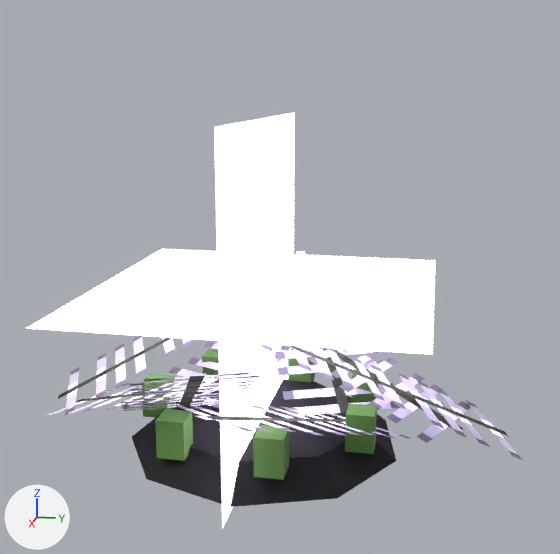
The glTF model to-rust-as-we-fall/resources/models/flora/flora_rigged.gltf: old version first, new version second.
Before and after are seen from a camera (50 mm lens) standing at (1.361, 0.303, 0.664) and looking at (0.009, 0.032, 0.326). The axes (+X, +Y, +Z) are drawn at lower left. The lights are the same throughout. The first picture is the older version.

Objects in the first picture: 'HushbloomRigged'.
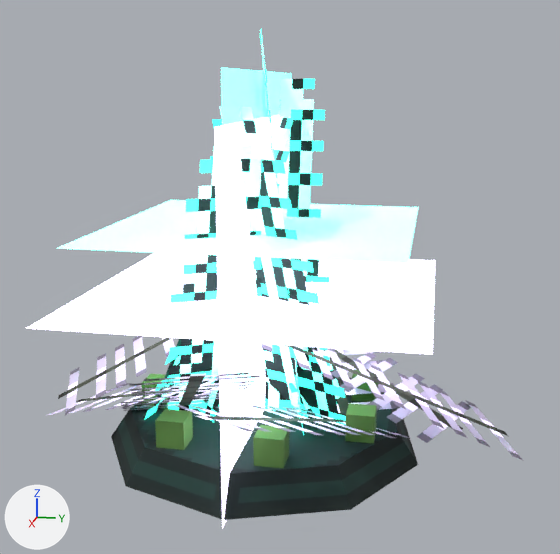
What differs and where, as boxes [x1, y1, x2, y2] in the pictures (560 x 554 px):
'SeefernRigged', added: after [58, 30, 418, 520]

Edits to the bpy script that builds the scene:
```text
Add img_seefernrigged_emissive:
    img_seefernrigged_emissive = load_image('SeefernRigged_emissive', 'SeefernRigged_emissive.png', 128, 128, 'sRGB')
Add img_seefernrigged_tex:
    img_seefernrigged_tex = load_image('SeefernRigged_tex', 'SeefernRigged_tex.png', 128, 128, 'sRGB')
Add mat_seefernriggedtex:
    mat_seefernriggedtex = bpy.data.materials.new('SeefernRiggedTex')
    # uses the picture img_seefernrigged_emissive
    # uses the picture img_seefernrigged_tex
Add me_seefernrigged:
    me_seefernrigged.from_pydata(...)  # 96 vertices, 92 faces; spans x -0.282..0.3, y -0.295..0.295, z 0.0..0.757
    me_seefernrigged.materials.append(mat_seefernriggedtex)
Add ob_seefernrigged:
    ob_seefernrigged = bpy.data.objects.new('SeefernRigged', me_seefernrigged)
    ob_seefernrigged.location = (0.0, 0.0, 0.0)
```
